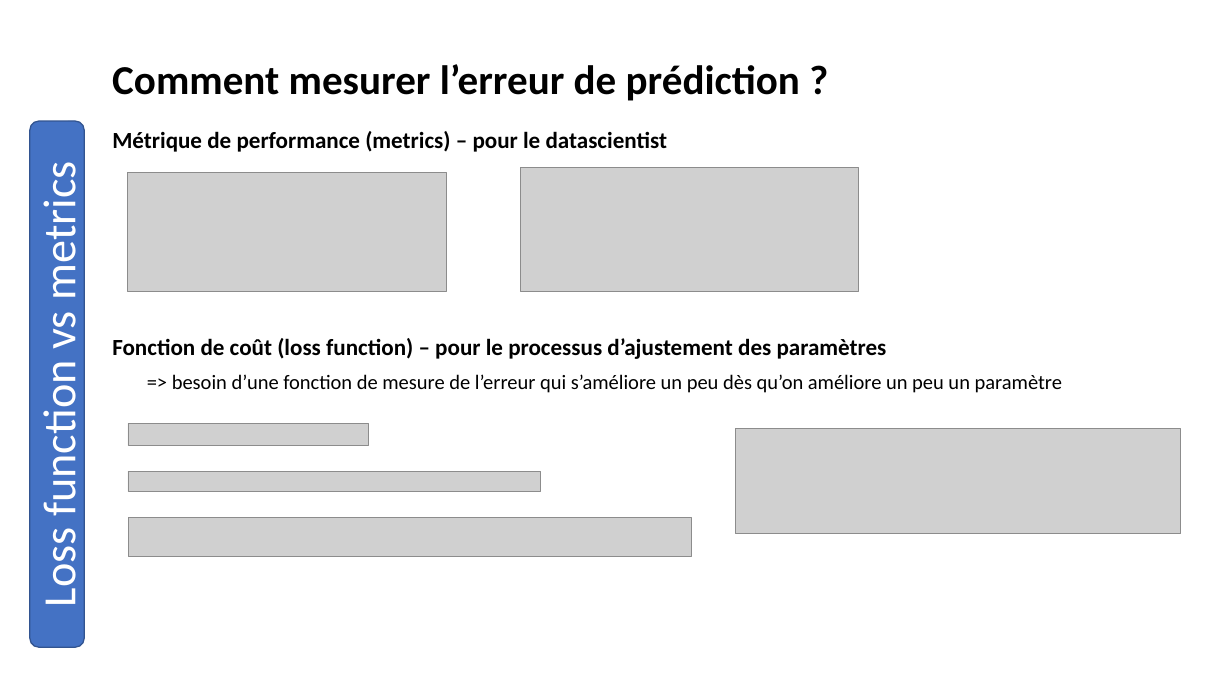
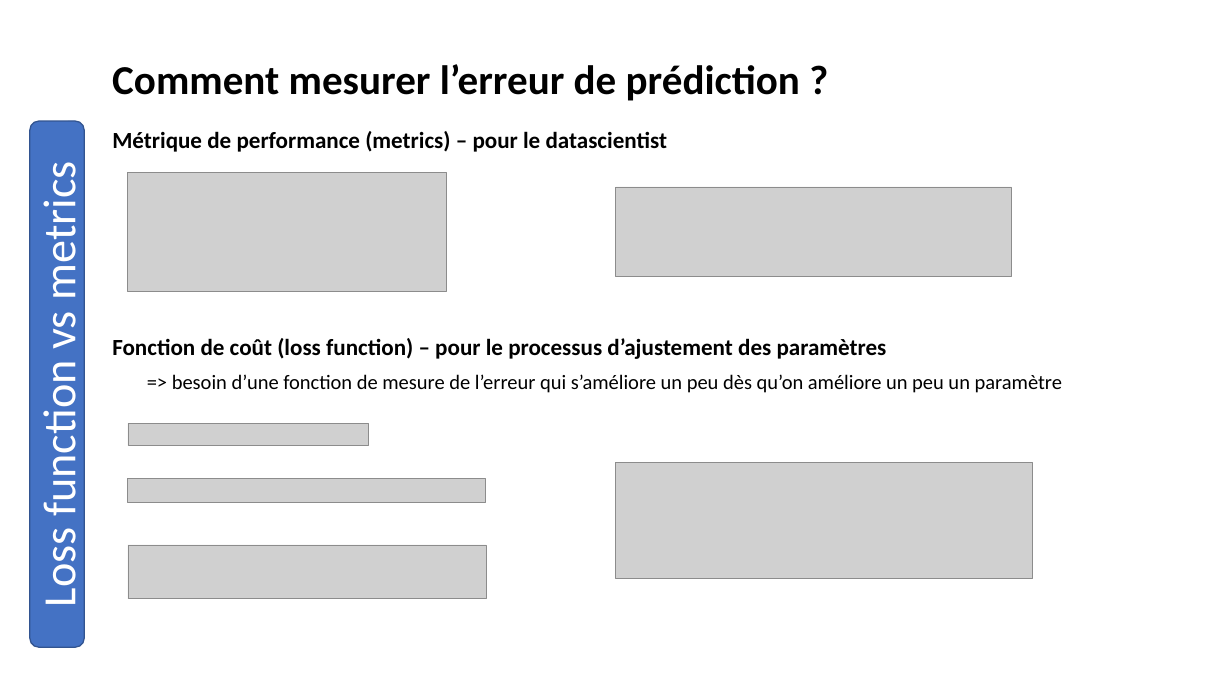
Before and after one commit to laurentprudhon/cours-deeplearning-2020, a slide deck: slide 7 of slides/03_04_mnist_basics.pptx. Drawn at 1232x693 pixels with LibreOffice and Linux fonts; fonts in the diff are those of the drawing; grey boxes stand for pictures. Boxes give left, top, right and bottom in pixels: in the first picture for what was removed or moved away, otherwise in the second. Text is boxed around its words. In the diff, an @@ line names an element or a change of style, - is before the commit and + after.

```diff
--- a/slides/03_04_mnist_basics.pptx
+++ b/slides/03_04_mnist_basics.pptx
@@ picture removed at bbox=[521, 167, 860, 291] @@
@@ picture added at bbox=[616, 187, 1012, 276] @@
@@ picture removed at bbox=[736, 429, 1181, 534] @@
@@ picture removed at bbox=[128, 471, 542, 492] @@
@@ picture added at bbox=[128, 479, 485, 503] @@
@@ picture added at bbox=[616, 462, 1033, 579] @@
@@ picture removed at bbox=[128, 518, 691, 557] @@
@@ picture added at bbox=[128, 545, 487, 599] @@
```
Also in this commit, not shown: 3 other slides changed, 2 other files.
